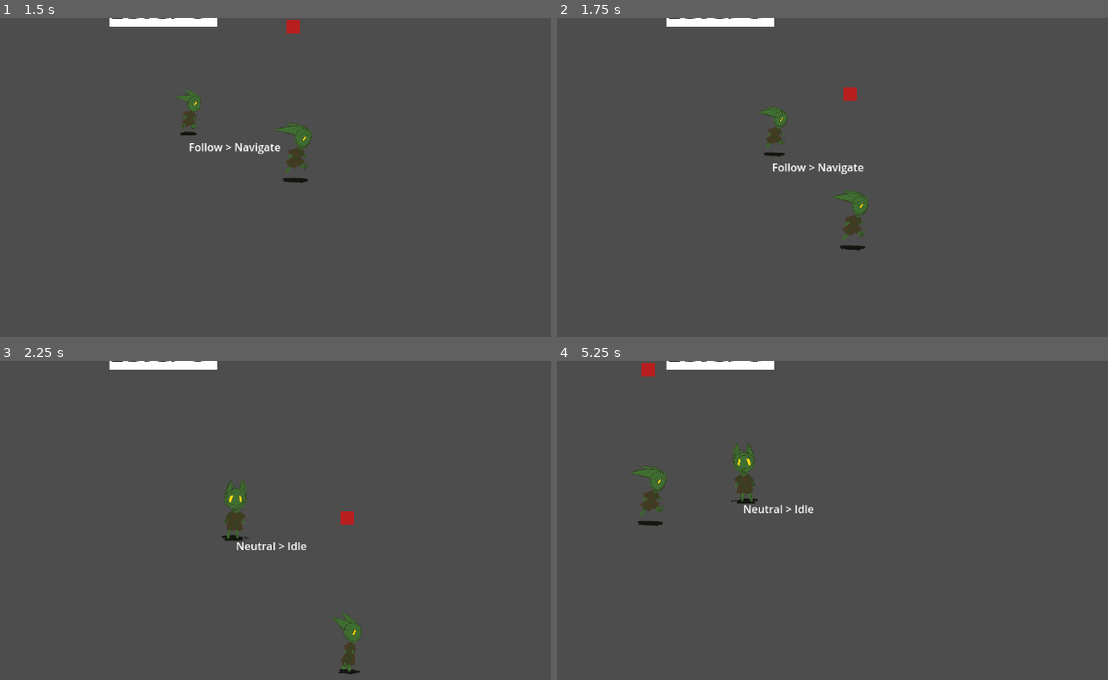
Above: before the commit, frames 1-4 (two rows, left to right).
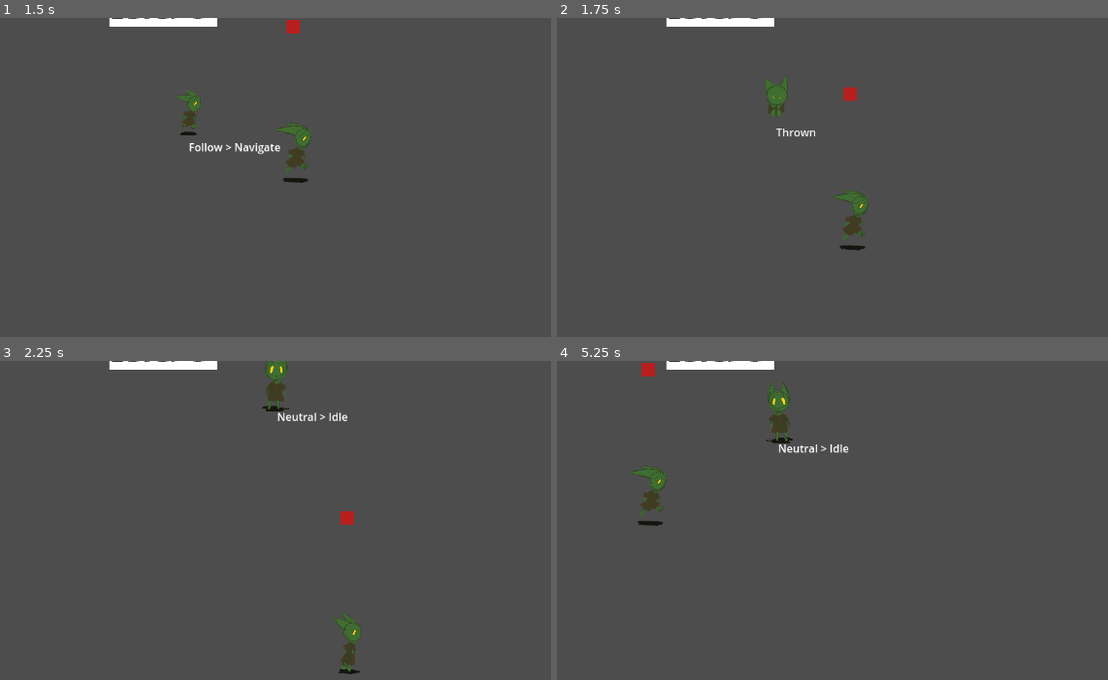
Above: after the commit, the same moments.

Repository: loteque/GoblinGame
Game: Godot game, scene res://tests/test_actor_follow_player.tscn
Same seed, same stepped clock (60 frames per second), same inputs: the game is played once before the commit and once after it. This scene is started directly instead of the project's main scene.
Inputs:
- Up to frame 1 (1.5 s): hold D (right) 0.53-1.28 s; hold Shift (call) 0.53-1.28 s; tap G (place) at 0.8, 1.35 s; hold S (down) from 1.28 s (still down)
- Up to frame 2 (1.75 s): keep holding S (down); tap Space (select) at 1.55 s
- Up to frame 3 (2.25 s): release S (down) at 2.03 s; hold D (right) from 2.03 s (still down); hold Shift (call) from 2.03 s (still down); tap Space (select) at 2.1 s
- Up to frame 4 (5.25 s): release D (right) at 2.78 s; release Shift (call) at 2.78 s; hold W (up) 2.78-3.53 s; tap Shift (call) at 2.85, 4.55 s; tap G (place) at 3.05, 3.6 s; hold A (left) 3.53-5.03 s; tap Space (select) at 3.8, 4.35 s; hold S (down) from 5.03 s (still down); hold Shift (call) from 5.03 s (still down)

Frame 1 is identical in both runs. In frame 2, 0.9% of the frame differs, in the area x 36-56%, y 18-49%; in frame 3, 1.3%; in frame 4, 1.4%, in the area x 31-53%, y 6-48%.

Commit message:
Allow player to throw goblins
closes  #122

Diff:
--- a/project/Actor.gd
+++ b/project/Actor.gd
@@ -90,10 +90,6 @@
     _is_thrown = true
     if target:
         _set_movement_target(target.global_transform.origin)
-
-func _input(event):
-    if event.is_action("throw") and has_target:
-        throw_actor()
 
 # body proximity detection
 func target_is_self():
--- a/project/actor_core.gd
+++ b/project/actor_core.gd
@@ -11,10 +11,25 @@
 @onready var scavange = %Scavange
 @onready var follow = %Follow
 @onready var combat = %Combat
+@onready var thrown = %Thrown
+
 @onready var target_tracker_component = %TargetTrackerComponent
 
+var is_thrown = false
+var target: Vector2
+
+func _ready():
+    actor.thrown_to.connect(_on_thrown_to)
+
+func _on_thrown_to(position: Vector2):
+    is_thrown = true
+    target = position
+
+
 func _physics_process(delta):
-    if actor.should_follow_player:
+    if is_thrown:
+        machine.change_state(thrown, {"position": target})
+    elif actor.should_follow_player:
         var target = actor.player
         machine.change_state(follow, {"target": target})
     elif target_tracker_component.has_enemies_of(actor.team):
--- a/project/goblin_call_area.gd
+++ b/project/goblin_call_area.gd
@@ -1,9 +1,11 @@
 extends Area2D
+
+class_name GoblinCommandComponent
 
 # Who the goblins will follow
 @export var leader: Node2D
 
-var followers: Array[Node2D] = []
+var followers: Array[Actor] = []
 var is_leading: bool = false
 
 @onready var call_range_indicator = %CallRangeIndicator
@@ -19,10 +21,29 @@
         else:
             call_goblins()
 
+func get_followers():
+    return followers
+
+func get_closts_follower():
+    return followers
+
+## Remove closest follower and return it
+func pop_closest_follower():
+    followers.sort_custom(_sort_by_distance)
+    var closest = followers.pop_front()
+    if len(followers) == 0:
+        is_leading = false
+    return closest
+
+func _sort_by_distance(a: Node2D, b: Node2D) -> bool:
+    var distance_a = self.global_position.distance_to(a.global_position)
+    var distance_b = self.global_position.distance_to(b.global_position)
+    return distance_a < distance_b
+
 func call_goblins():
     var bodies = get_overlapping_bodies()
     var goblins = bodies.filter(func(node: Node2D): return node.is_in_group("NPC"))
-    var allied_goblins = goblins.filter(func(node: Node2D): return node.team == leader.team)
+    var allied_goblins = goblins.filter(func(node: Actor): return node.team == leader.team) as Array[Actor]
     if len(allied_goblins) > 0:
         lead(allied_goblins)
 
@@ -32,17 +53,17 @@
     await call_range_indicator_timer.timeout
     call_range_indicator.visible = false
 
-func lead(new_followers: Array[Node2D]):
+func lead(new_followers: Array):
     is_leading = true
     followers.assign(new_followers)
     make_follow(followers)
     show_call_indicator()
 
-func make_follow(targets: Array[Node2D]):
+func make_follow(targets: Array[Actor]):
     for target in targets:
         target.follow(leader)
 
-func make_unfollow(targets: Array[Node2D]):
+func make_unfollow(targets: Array[Actor]):
     for target in targets:
         target.unfollow(leader)
 
--- a/project/new_actor.gd
+++ b/project/new_actor.gd
@@ -14,6 +14,8 @@
 @export var player: Node2D
 
 @onready var health_component = $HealthComponent
+
+signal thrown_to(position: Vector2)
 
 var has_target: bool = false
 var target: Node2D
@@ -44,17 +46,14 @@
 func _physics_process(_delta):
     move_and_slide()
 
-# actor can be thrown if player is detected
-# and player engages throw action
-func throw_actor():
-    set_collision_layer(0)
-    set_collision_mask(0)
-    target = throw_target
-    _is_thrown = true
 
-func _input(event):
-    if event.is_action("throw") and has_target:
-        throw_actor()
+
+func get_thrown_to(position: Vector2):
+    stop_following()
+    queue_free()
+
+func stop_following():
+    should_follow_player = false
 
 func connect_called_goblins():
     # set up nav targets on player.called_goblins()
--- a/project/new_actor.tscn
+++ b/project/new_actor.tscn
@@ -84,6 +84,10 @@
 [node name="StateMachine" type="Node" parent="ActorCore"]
 script = ExtResource("5_tfddv")
 
+[node name="Thrown" type="Node" parent="ActorCore/StateMachine"]
+unique_name_in_owner = true
+script = ExtResource("15_nmn2w")
+
 [node name="Neutral" type="Node" parent="ActorCore/StateMachine"]
 unique_name_in_owner = true
 script = ExtResource("7_6mnjv")
@@ -125,9 +129,6 @@
 [node name="Navigate" type="Node" parent="ActorCore/StateMachine/Follow"]
 script = ExtResource("12_yilmy")
 
-[node name="Thrown" type="Node" parent="ActorCore/StateMachine/Follow"]
-script = ExtResource("15_nmn2w")
-
 [node name="Idle" type="Node" parent="ActorCore/StateMachine/Follow"]
 script = ExtResource("7_yxy6a")
 
--- a/project/player_character.tscn
+++ b/project/player_character.tscn
@@ -6,6 +6,7 @@
 [ext_resource type="SpriteFrames" uid="uid://b1tde2jhy8sfh" path="res://goblin_0_sprite_frames.tres" id="3_e5xby"]
 [ext_resource type="PackedScene" uid="uid://bf7crtfeg2ch1" path="res://animation_controller.tscn" id="4_ij8ar"]
 [ext_resource type="Script" path="res://goblin_call_area.gd" id="5_ennj5"]
+[ext_resource type="Script" path="res://src/character/components/throw_goblin_component.gd" id="7_uvm8g"]
 
 [sub_resource type="RectangleShape2D" id="RectangleShape2D_qeufm"]
 size = Vector2(26, 17)
@@ -98,5 +99,10 @@
 wait_time = 0.1
 one_shot = true
 
+[node name="ThrowGoblinComponent" type="Node" parent="." node_paths=PackedStringArray("goblin_command_component", "target")]
+script = ExtResource("7_uvm8g")
+goblin_command_component = NodePath("../GoblinCallComponent")
+target = NodePath("../Marker2D")
+
 [connection signal="body_entered" from="Marker2D/Cursor" to="." method="_on_cursor_body_entered"]
 [connection signal="body_exited" from="Marker2D/Cursor" to="." method="_on_cursor_body_exited"]
--- /dev/null
+++ b/project/src/character/components/throw_goblin_component.gd
@@ -0,0 +1,25 @@
+extends Node
+
+## Allows the actor to throw goblins on their team
+class_name ThrowGoblinComponent
+
+@export var goblin_command_component: GoblinCommandComponent
+@export var target: Node2D
+
+func throw_goblin(goblin: Actor):
+    if goblin.has_signal("thrown_to"):
+        goblin.thrown_to.emit(target.global_position)
+
+func select_goblin() -> Actor:
+    return goblin_command_component.pop_closest_follower()
+
+func throw_a_goblin():
+    var goblins = goblin_command_component.followers
+    if len(goblins) == 0:
+        return
+    var goblin = select_goblin()
+    throw_goblin(goblin)
+
+func _process(delta):
+    if Input.is_action_just_pressed("throw"):
+        throw_a_goblin()
--- a/project/tests/test_new_actor.tscn
+++ b/project/tests/test_new_actor.tscn
@@ -21,6 +21,16 @@
 [node name="NewActor" parent="." instance=ExtResource("1_t411p")]
 position = Vector2(202, 167)
 
+[node name="NewActor2" parent="." node_paths=PackedStringArray("nav_agent", "follow_area") instance=ExtResource("1_t411p")]
+position = Vector2(158, 84)
+nav_agent = NodePath("../NewActor/NavigationAgent2D")
+follow_area = NodePath("../NewActor/FollowArea")
+
+[node name="NewActor3" parent="." node_paths=PackedStringArray("nav_agent", "follow_area") instance=ExtResource("1_t411p")]
+position = Vector2(287, 145)
+nav_agent = NodePath("../NewActor/NavigationAgent2D")
+follow_area = NodePath("../NewActor/FollowArea")
+
 [node name="PlayerCharacter" parent="." instance=ExtResource("2_v212g")]
 position = Vector2(548, 286)
 
--- a/project/thrown_state.gd
+++ b/project/thrown_state.gd
@@ -1,11 +1,74 @@
 extends State
 
+## Createure is "in_combat"
+class_name ThrownState
 
-# Called when the node enters the scene tree for the first time.
-func _ready():
-    pass # Replace with function body.
+@onready var actor_core = %ActorCore
+@onready var animated_sprite = %AnimatedSprite2D
 
+@onready var actor: Actor = actor_core.actor
+var target_position: Vector2
+var movement_delta: float
 
-# Called every frame. 'delta' is the elapsed time since the previous frame.
-func _process(delta):
-    pass
+@export var speed = 8000
+@export var position_tolorance: float = 40
+
+func is_close_enough():
+    var distance = actor.global_position.distance_to(target_position)
+    return distance <= position_tolorance
+
+func set_thrown_collisions():
+    actor.set_collision_layer(0)
+    actor.set_collision_mask(0)
+
+func unset_thrown_collisions():
+    actor.set_collision_layer(1)
+    actor.set_collision_mask(1)
+
+func enter_state(data: Dictionary = {}):
+    var new_target_position = data.get("position")
+    super.enter_state()
+    if new_target_position == target_position:
+        return # Do not setup again, already navigating
+    actor.should_follow_player = false
+    target_position = new_target_position
+    animated_sprite.play("thrown_down")
+    set_thrown_collisions()
+    handle_animation()
+
+func update(delta):
+    if is_close_enough():
+        actor_core.is_thrown = false
+    movement_delta = speed * delta
+    var new_velocity: Vector2 = actor_core.actor.global_position.direction_to(target_position) * movement_delta
+
+    _on_velocity_computed(new_velocity)
+    #handle_animation()
+
+func _on_velocity_computed(safe_velocity: Vector2) -> void:
+    actor_core.actor.velocity = safe_velocity
+    actor_core.actor.move_and_slide()
+
+func exit_state():
+    _on_velocity_computed(Vector2.ZERO)
+    animated_sprite.stop()
+    unset_thrown_collisions()
+    super.exit_state()
+
+func handle_animation():
+    if actor.velocity.x < 0:
+        if actor.velocity.y > 0 and abs(actor.velocity.x) < abs(actor.velocity.y):
+            animated_sprite.play("thrown_down")
+        else:
+            animated_sprite.play("thrown_down")
+            actor.global_transform.x.x = -1
+    if actor.velocity.x >= 0:
+        if actor.velocity.y > 0 and abs(actor.velocity.x) < abs(actor.velocity.y):
+            animated_sprite.play("thrown_down")
+            actor.global_transform.y.y = -1
+
+        if actor.velocity.y < 0 and abs(actor.velocity.x) <= abs(actor.velocity.y):
+            animated_sprite.play("thrown_down")
+        else:
+            animated_sprite.play("thrown_down")
+            actor.global_transform.x.x = 1
Not shown: 1 places in project/player_character.tscn that only renumber resources
